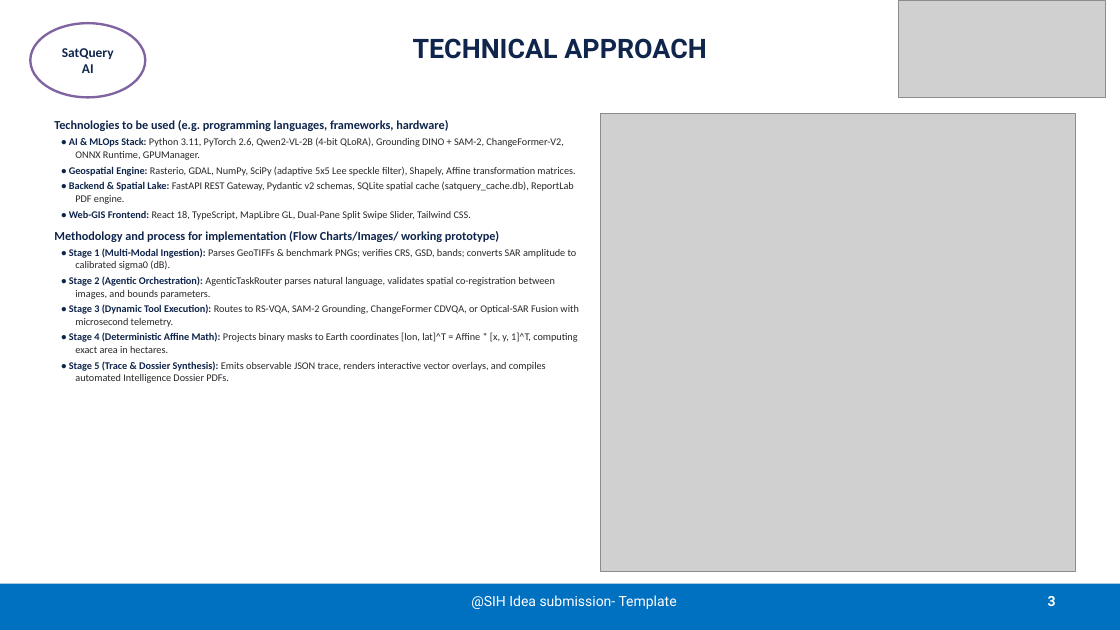
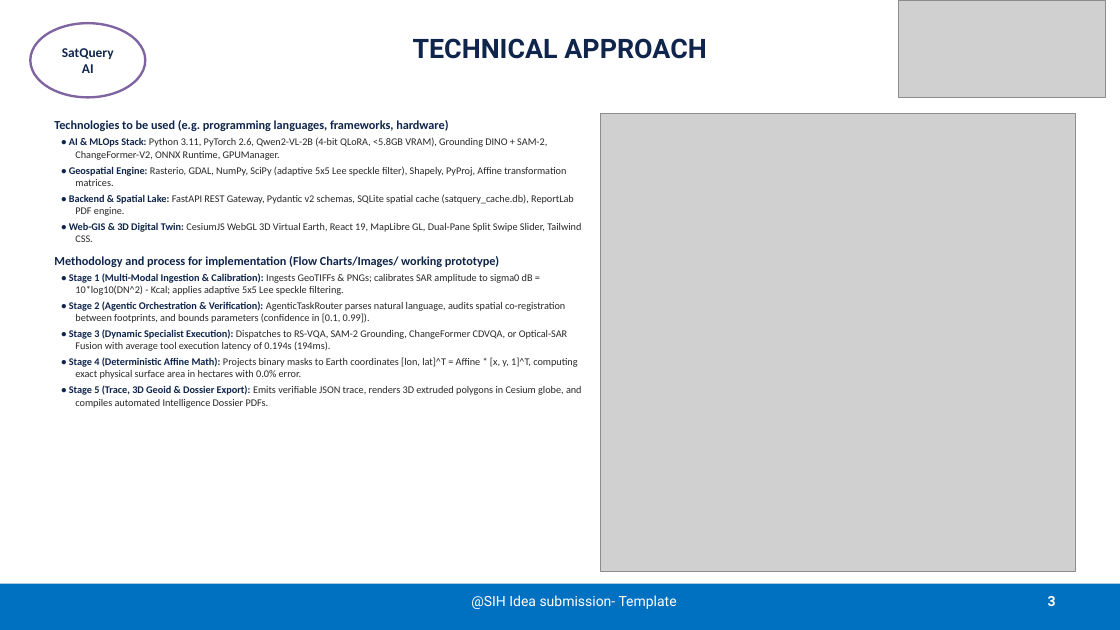
Before and after one commit to Shourya3113/SatQuery-AI-SIH-26, a slide deck: slide 3 of SIH2026-IDEA-Presentation-Format.pptx. Drawn at 1120x630 pixels with LibreOffice and Linux fonts; fonts in the diff are those of the drawing; grey boxes stand for pictures. Boxes give left, top, right and bottom in pixels: in the first picture for what was removed or moved away, otherwise in the second. Text is boxed around its words. In the diff, an @@ line names an element or a change of style, - is before the commit and + after.

Commit message:
feat(ppt): supercharge SIH presentation with verified empirical benchmark scorecard, 46/46 test pass rate, and Pan-India metrics

```diff
--- a/SIH2026-IDEA-Presentation-Format.pptx
+++ b/SIH2026-IDEA-Presentation-Format.pptx
@@ text at [69, 137, 566, 186]: text changed @@
-• AI & MLOps Stack: Python 3.11, PyTorch 2.6, Qwen2-VL-2B (4-bit QLoRA), Grounding DINO + SAM-2, ChangeFormer-V2, ONNX Runtime, GPUManager.
-• Geospatial Engine: Rasterio, GDAL, NumPy, SciPy (adaptive 5x5 Lee speckle filter), Shapely, Affine transformation matrices.
+• AI & MLOps Stack: Python 3.11, PyTorch 2.6, Qwen2-VL-2B (4-bit QLoRA, <5.8GB VRAM), Grounding DINO + SAM-2, ChangeFormer-V2, ONNX Runtime, GPUManager.
+• Geospatial Engine: Rasterio, GDAL, NumPy, SciPy (adaptive 5x5 Lee speckle filter), Shapely, PyProj, Affine transformation matrices.
@@ text at [69, 223, 581, 242]: text changed @@
-• Web-GIS Frontend: React 18, TypeScript, MapLibre GL, Dual-Pane Split Swipe Slider, Tailwind CSS.
+• Web-GIS & 3D Digital Twin: CesiumJS WebGL 3D Virtual Earth, React 19, MapLibre GL, Dual-Pane Split Swipe Slider, Tailwind CSS.
@@ text at [69, 273, 582, 408]: text changed @@
-• Stage 1 (Multi-Modal Ingestion): Parses GeoTIFFs & benchmark PNGs; verifies CRS, GSD, bands; converts SAR amplitude to calibrated sigma0 (dB).
-• Stage 2 (Agentic Orchestration): AgenticTaskRouter parses natural language, validates spatial co-registration between images, and bounds parameters.
-• Stage 3 (Dynamic Tool Execution): Routes to RS-VQA, SAM-2 Grounding, ChangeFormer CDVQA, or Optical-SAR Fusion with microsecond telemetry.
-• Stage 4 (Deterministic Affine Math): Projects binary masks to Earth coordinates [lon, lat]^T = Affine * [x, y, 1]^T, computing exact area in hectares.
-• Stage 5 (Trace & Dossier Synthesis): Emits observable JSON trace, renders interactive vector overlays, and compiles automated Intelligence Dossier PDFs.
+• Stage 1 (Multi-Modal Ingestion & Calibration): Ingests GeoTIFFs & PNGs; calibrates SAR amplitude to sigma0 dB = 10*log10(DN^2) - Kcal; applies adaptive 5x5 Lee speckle filtering.
+• Stage 2 (Agentic Orchestration & Verification): AgenticTaskRouter parses natural language, audits spatial co-registration between footprints, and bounds parameters (confidence in [0.1, 0.99]).
+• Stage 3 (Dynamic Specialist Execution): Dispatches to RS-VQA, SAM-2 Grounding, ChangeFormer CDVQA, or Optical-SAR Fusion with average tool execution latency of 0.194s (194ms).
+• Stage 4 (Deterministic Affine Math): Projects binary masks to Earth coordinates [lon, lat]^T = Affine * [x, y, 1]^T, computing exact physical surface area in hectares with 0.0% error.
+• Stage 5 (Trace, 3D Geoid & Dossier Export): Emits verifiable JSON trace, renders 3D extruded polygons in Cesium globe, and compiles automated Intelligence Dossier PDFs.
```
Also in this commit, not shown: 4 other slides changed, 11 other files.
